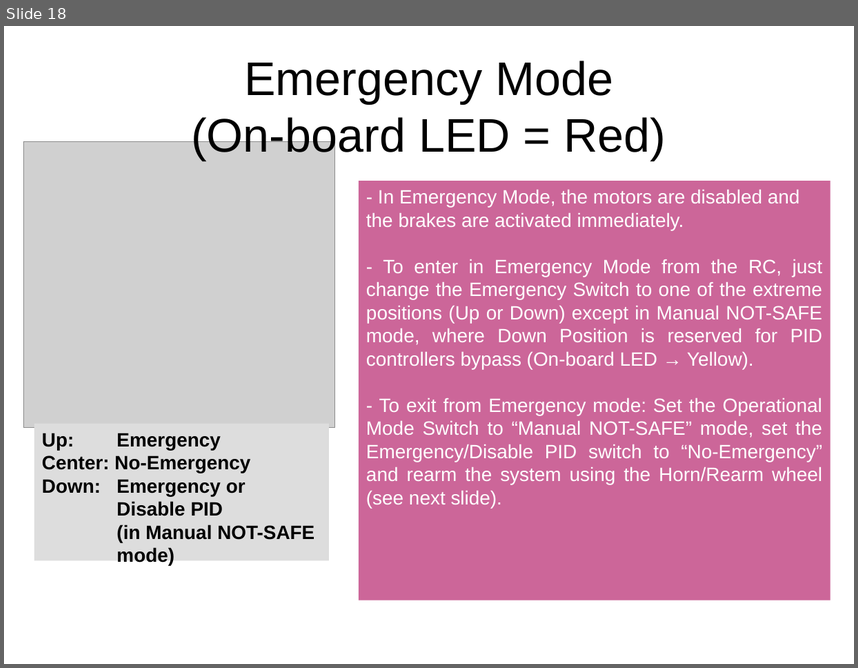
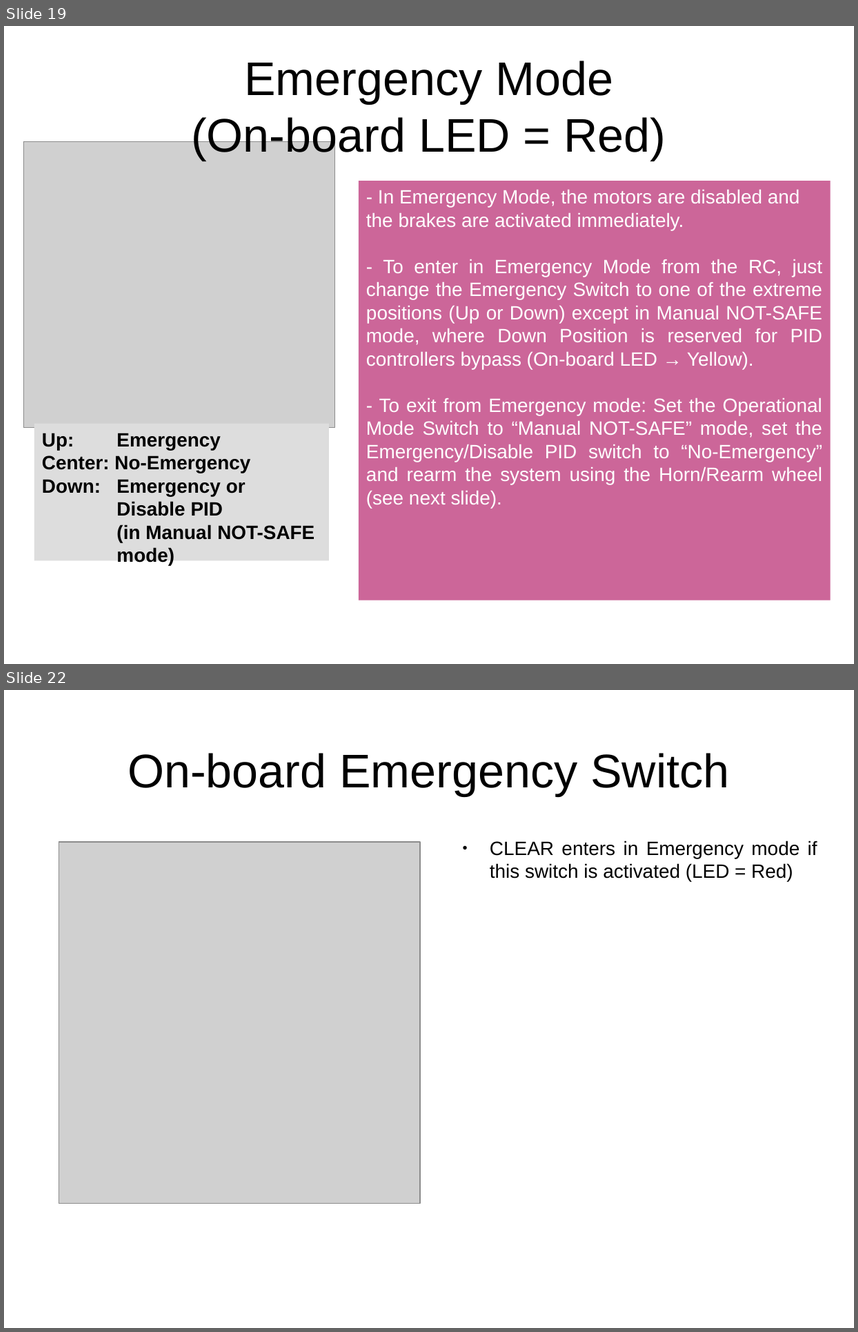
Before and after one commit to AUROVA-LAB/aurova_clear, a slide deck: documentation/clear_user_manual.odp. Shown one above the other, each under a label of ours: slide 18 before the commit, slides 19 and 22 after it; the slides between them are not shown. The pictures are 858x668 and 858x1332 pixels, drawn with LibreOffice and Linux fonts; fonts in the diff are those of the drawing; grey boxes stand for pictures. Boxes give left, top, right and bottom in pixels: in the first picture for what was removed or moved away, otherwise in the second. Text is boxed around its words. In the diff, an @@ line names an element or a change of style, - is before the commit and + after.

```diff
--- a/documentation/clear_user_manual.odp
+++ b/documentation/clear_user_manual.odp
@@ slide 22 added at [4, 690, 854, 1328], background #FFFFFF @@
@@ title added at [128, 753, 729, 796], 44 pt, text #000000 @@
+On-board Emergency Switch
@@ picture added at [59, 842, 421, 1204] @@
@@ text added at [490, 840, 818, 881], 18 pt, text #000000 @@
+● CLEAR enters in Emergency mode if this switch is activated (LED = Red)
@@ what was slide 18 is now slide 19 @@
```
Also in this commit, not shown: 8 slides changed, 28 other slides added, 3 other files.
